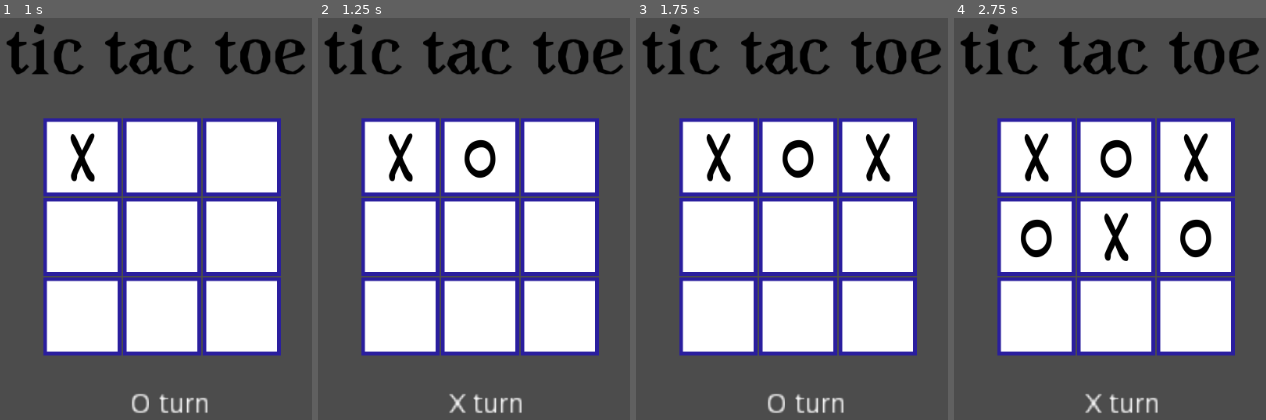
Above: before the commit, frames 1-4 (left to right).
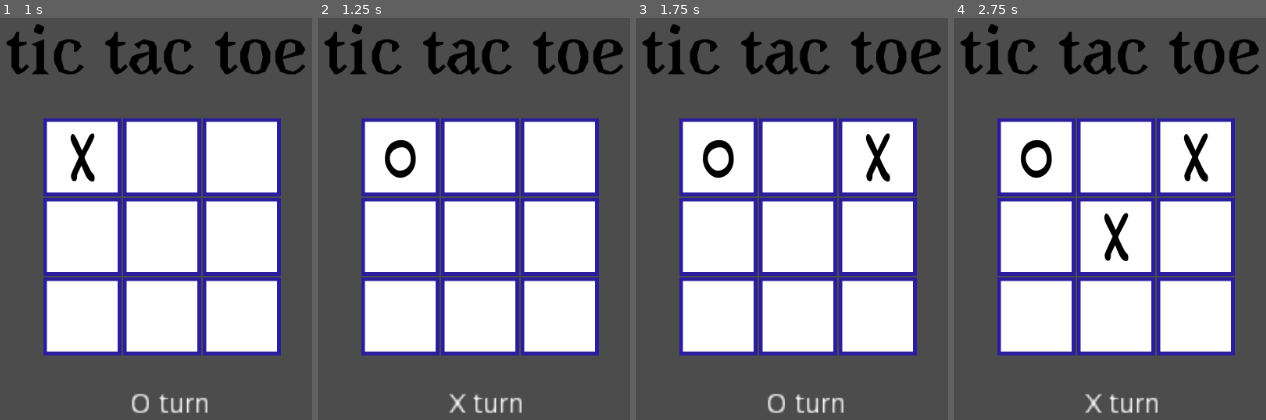
Above: after the commit, the same moments.

Repository: containedx/tic-tac-toe-AI
Game: Godot game, scene res://main_scene/game_scene.tscn
Same seed, same stepped clock (60 frames per second), same inputs: the game is played once before the commit and once after it. The project has no main scene, so this scene is started directly.
Inputs (mouse positions are in pixels of both pictures, inside the frame that each line leads up to):
- Up to frame 1 (1 s): click (81, 158) at 0.52 s
- Up to frame 2 (1.25 s): no input
- Up to frame 3 (1.75 s): click (879, 158) at 1.27 s
- Up to frame 4 (2.75 s): click (1116, 235) at 2.02 s

Frame 1 is identical in both runs. In frame 2, 1.2% of the frame differs, in the area x 21-58%, y 28-41%; in frame 3, 1.2%; in frame 4, 2.2%, in the area x 21-83%, y 28-60%.

Commit message:
minimax [not working properly]

Diff:
--- a/tic_tac_toe_ai/main_scene/computer_player.gd
+++ b/tic_tac_toe_ai/main_scene/computer_player.gd
@@ -5,27 +5,73 @@
 	yield(get_tree().create_timer(0.5), "timeout")
 	print("computer is making move")
 
-	var temp_board = copy_board(board)
-	var avaiable = get_first_avaiable(board)
-	if !avaiable :
-		return
+	#board with tatus values only
+	var test_board = copy_board(board)
+	print(test_board)
+
+	var best_score = -INF
+	var move_coordinates = {
+		x = 0,
+		y = 0
+	}
+
+	for i in range(3):
+		for j in range(3):
+			if test_board[i][j] == -1: #if avaiable
+				#try to make move there on test board
+				test_board[i][j] = 0 #because computer is o
+				var score = minimax(test_board, 0, false)
+				print(score)
+				if score > best_score:
+					score = best_score
+					move_coordinates.x = i
+					move_coordinates.y = j
+					print(i," ",j)
 
 
-	#pick random for now
-	#var rng = RandomNumberGenerator.new()
-	#var random_number = rng.randf_range(0, avaiable.size() - 1)
-	#var random_choice = avaiable[random_number]
-	#print("random ", random_number, random_choice)
-	avaiable._on_button_pressed_up()
+	#make move
+	print(move_coordinates)
+	board[move_coordinates.x][move_coordinates.y]._on_button_pressed_up()
+
+
+func minimax(board : Array, depth, is_max) -> int:
+	print("minimax 0")
+	var result = check_win(board)
+	if result != -1 : # => someone won
+		return count_score(result)
+
+	if is_max : #calculating computer best move
+		print("minimax max")
+		var best_score = -INF
+		for i in range(3):
+			for j in range(3):
+				if board[i][j] == -1: #if avaiable
+					board[i][j] = 0 #computer ai move
+					var score = minimax(board, depth + 1, false)
+					best_score = max(score, best_score)
+		return best_score
+
+	else : #calculating worst senario for human
+		print("minimax min")
+		var best_score = -INF
+		for i in range(3):
+			for j in range(3):
+				if board[i][j] == -1: #if avaiable
+					board[i][j] = 1 #human move
+					var score = minimax(board, depth + 1, true)
+					best_score = min(score, best_score)
+		return best_score
 
 
 
-func get_first_avaiable(board : Array):
-	for row in board:
-		for r in row:
-			if r.status == -1:
-				return r
 
+func count_score(result : int) -> int :
+	match result:
+		1: # x won
+			return -1
+		0: # o won
+			return 1
+	return 0
 
 func copy_board(board : Array) -> Array :
 	var copied_board : Array = board.duplicate(true)
@@ -34,3 +80,29 @@
 			copied_board[i][j] = board[i][j].status
 
 	return copied_board
+
+
+#return -1, 0 or 1 (none, o, x)
+func check_win(board : Array) -> int:
+	var result = -1
+	#check rows
+	for row in board:
+		if row[0] > -1 :
+			if row[0] == row[1] && row[1] == row[2]:
+				result = row[0]
+
+	#check columns
+	for i in range(3):
+		var temp = board[0][i]
+		if temp > -1:
+			if board[1][i] == temp && board[2][i] == temp:
+				result = board[1][i]
+
+	#check diagonal
+	if board[1][1] > -1:
+		if board[0][0] == board[1][1] && board[2][2] == board[1][1]:
+			result = board[0][0]
+		if board[0][2] == board[1][1] && board[1][1] == board[2][0]:
+			result = board[1][1]
+
+	return result
--- a/tic_tac_toe_ai/main_scene/game_controller.gd
+++ b/tic_tac_toe_ai/main_scene/game_controller.gd
@@ -28,7 +28,7 @@
 	if game_over:
 		return
 	moves += 1
-	var result = check_win()
+	var result = check_win(board)
 	update_label(result)
 	if GameConfig.current == false : # if O
 		computer_turn()
@@ -36,41 +36,16 @@
 func computer_turn() -> void:
 	$computer.make_move(board)
 
-func check_win() -> bool:
-	var result = false
-	#check rows
-	for row in board:
-		if row[0].status > -1 :
-			if row[0].status == row[1].status && row[1].status == row[2].status:
-				result = true
 
-	#check columns
-	for i in range(3):
-		var temp = board[0][i].status
-		if temp > -1:
-			if board[1][i].status == temp && board[2][i].status == temp:
-				result = true
-
-	#check diagonal
-	if board[1][1].status > -1:
-		if board[0][0].status == board[1][1].status && board[2][2].status == board[1][1].status:
-			result = true
-		if board[0][2].status == board[1][1].status && board[1][1].status == board[2][0].status:
-			result = true
-
-	return result
-
-
-func update_label(result : bool) -> void:
+func update_label(result : int) -> void:
 	var word
-	match result :
-		false :
-			word = "turn"
-			GameConfig.move()
-		true :
-			word = "WON!!"
-			game_over = true
-			reset()
+	if result == -1 :
+		word = "turn"
+		GameConfig.move()
+	else :
+		word = "WON!!"
+		game_over = true
+		reset()
 
 	match GameConfig.current :
 		true :
@@ -82,6 +57,30 @@
 		$label.text = "NO ONE WON"
 		reset()
 
+#return -1, 0 or 1 (none, o, x)
+func check_win(board : Array) -> int:
+	var result = -1
+	#check rows
+	for row in board:
+		if row[0].status > -1 :
+			if row[0].status == row[1].status && row[1].status == row[2].status:
+				result = row[0].status
+
+	#check columns
+	for i in range(3):
+		var temp = board[0][i].status
+		if temp > -1:
+			if board[1][i].status == temp && board[2][i].status == temp:
+				result = board[1][i].status
+
+	#check diagonal
+	if board[1][1].status > -1:
+		if board[0][0].status == board[1][1].status && board[2][2].status == board[1][1].status:
+			result = board[0][0].status
+		if board[0][2].status == board[1][1].status && board[1][1].status == board[2][0].status:
+			result = board[1][1].status
+
+	return result
 
 func _on_restart() -> void:
 	$result.visible = false
@@ -91,4 +90,4 @@
 	game_over = false
 	moves = 0
 	GameConfig.current = 0
-	update_label(false)
+	update_label(-1)
